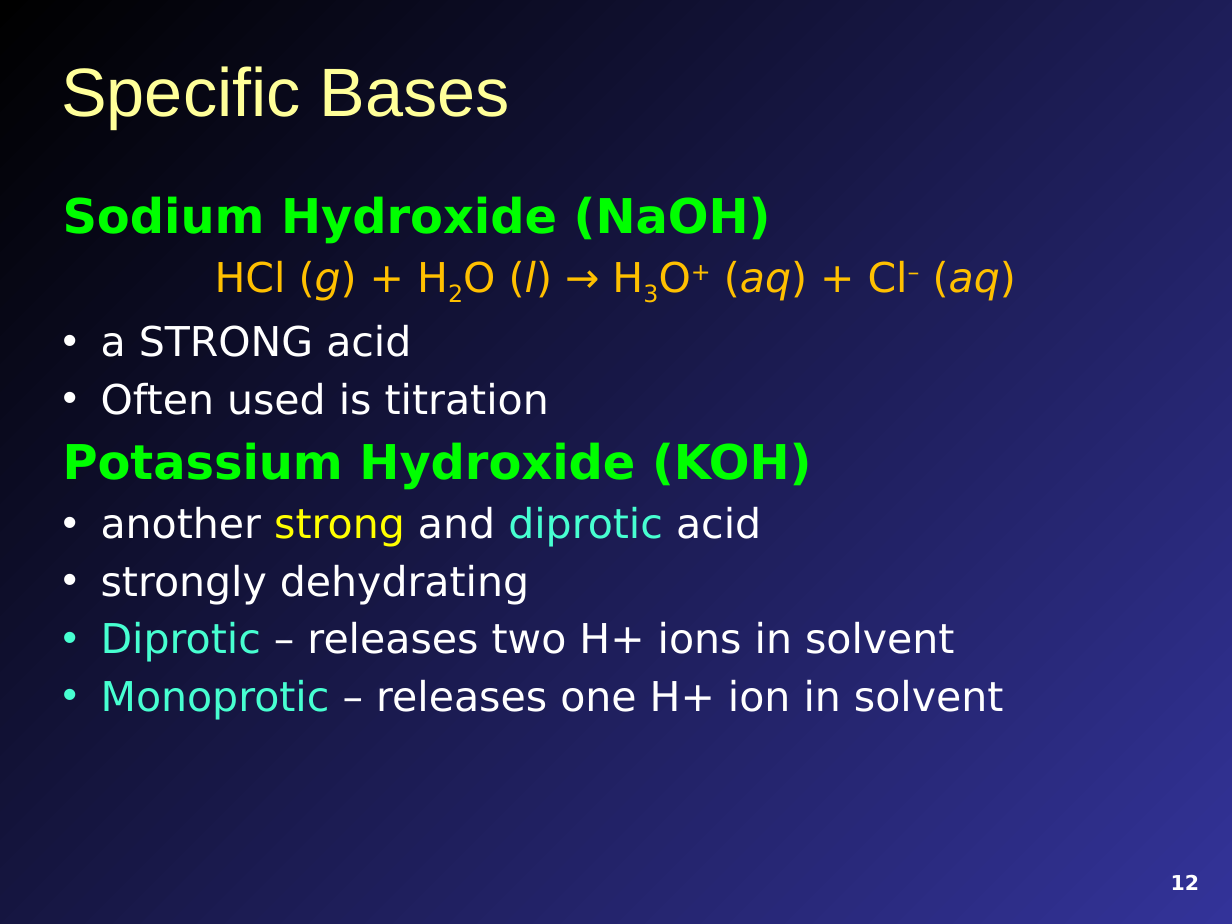
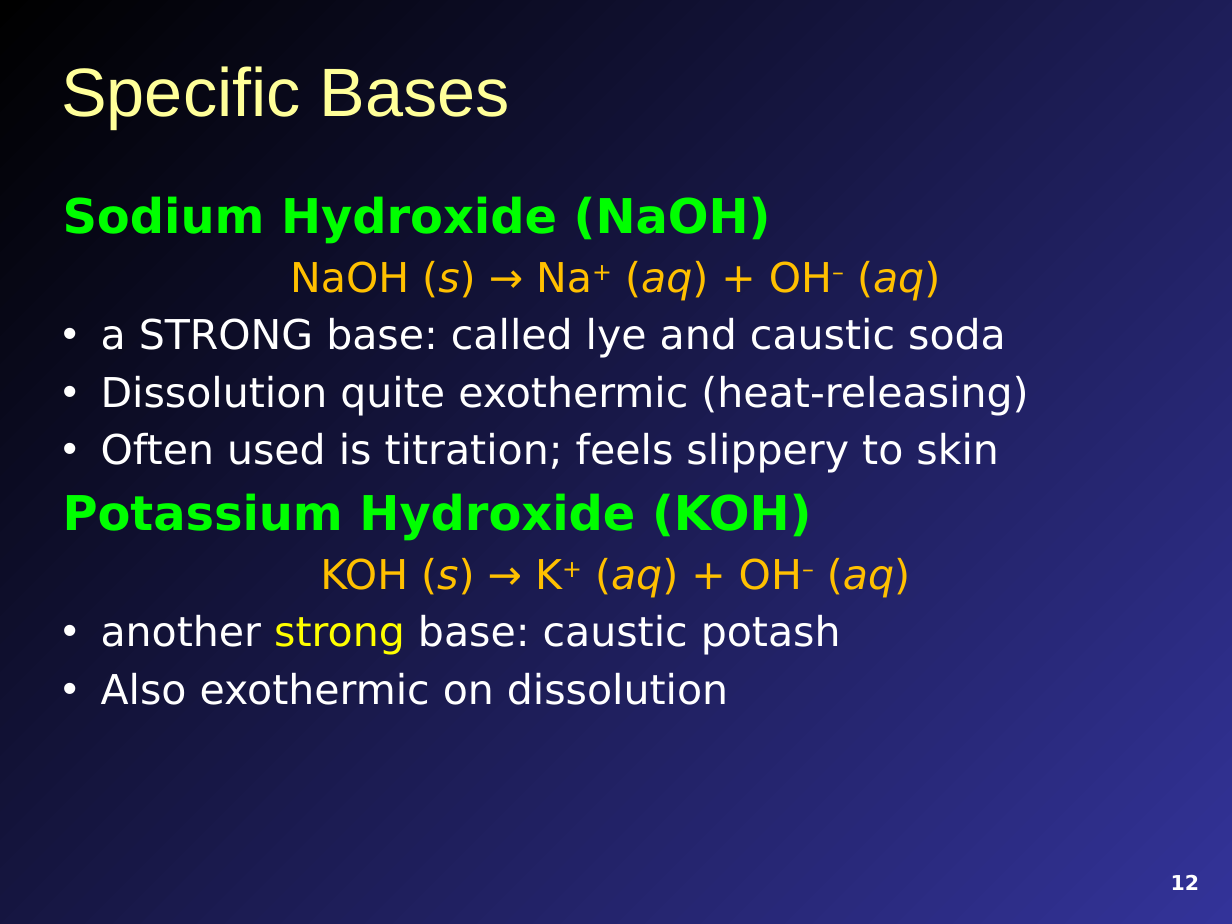
Before and after one commit to mavigozler/mavigozler.github.io, a slide deck: slide 12 of Teaching/Chemistry/Lecture Slides/FCC Chem 3A Chap 12 Content.pptx. Drawn at 1232x924 pixels with LibreOffice and Linux fonts; fonts in the diff are those of the drawing. Boxes give left, top, right and bottom in pixels: in the first picture for what was removed or moved away, otherwise in the second. Text is boxed around its words. In the diff, an @@ line names an element or a change of style, - is before the commit and + after.

```diff
--- a/Teaching/Chemistry/Lecture Slides/FCC Chem 3A Chap 12 Content.pptx
+++ b/Teaching/Chemistry/Lecture Slides/FCC Chem 3A Chap 12 Content.pptx
@@ text at <box>101,260,1028,473</box>: text changed @@
-HCl (g) + H2O (l) → H3O+ (aq) + Cl– (aq)
-• a STRONG acid
-• Often used is titration
+NaOH (s) → Na+ (aq) + OH– (aq)
+• a STRONG base: called lye and caustic soda
+• Dissolution quite exothermic (heat-releasing)
+• Often used is titration; feels slippery to skin
@@ text at <box>101,558,910,705</box>: text changed @@
-• another strong and diprotic acid
-• strongly dehydrating
-• Diprotic – releases two H+ ions in solvent
-• Monoprotic – releases one H+ ion in solvent
+KOH (s) → K+ (aq) + OH– (aq)
+• another strong base: caustic potash
+• Also exothermic on dissolution
```
Also in this commit, not shown: 2 other slides changed, 6 other files.
